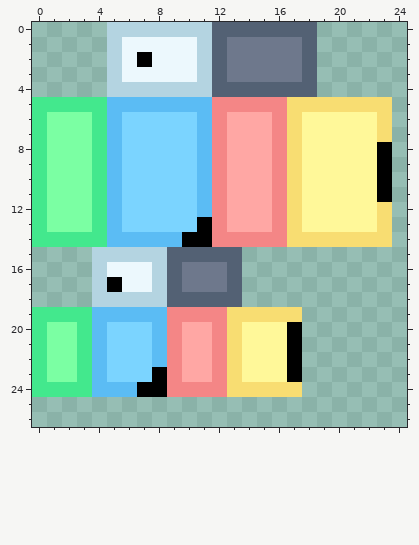
Two versions of one pixel-art sprite, src/main/resources/assets/solarcraft/textures/misc/texture2.png. That is the earlier state.
The file is 32x32 pixels. Shown: x 0..24, y 0..26.
New version:
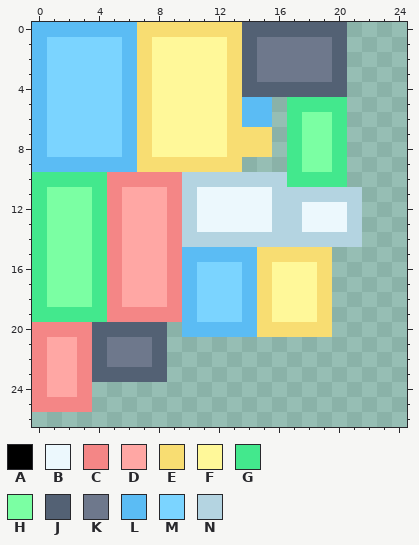
Palette (. is transparent): A #000000  B #ecf8fd  C #f48686  D #ffa7a4  E #f8dd72  F #fff899  G #43e88d  H #7bffa3  J #536174  K #6e788c  L #5bbcf4  M #7bd4ff  N #b4d4e1
Diff:
Changed rows in their new state; - is an unchanged pixel.
first column x 0:
 0 LLLLLLLEEEEEEE-----JJ---
 1 LMMMMMLEFFFFFEJ---KKJ---
 2 LMMMMMLEFFFFFEJ---KKJ---
 3 LMMMMMLEFFFFFEJ---KKJ---
 4 LMMMMMLEFFFFFE-----JJ---
 5 LMMMMM-EFFFFFELL.GGGG...
 6 LMMMMMLEFFFFFELL.GHHG...
 7 LMMMMMLEFFFFFEEE.GHHG...
 8 LMMMMMLEFFFFFEEE.GHHG...
 9 LLLLL-LEEEEEEE...GHHG...
10 -GGG-CCCCCNNNNNNNGGGG...
11 -----CDDDCNBBBBBNNNNNN..
12 -----CDDDCNBBBBBNNBBBN..
13 -----CDDDCNBBBBBNNBBBN..
14 -HHH-CDDDCNNNNNNNNNNNN..
15 GHHHGCDDDCLLLLLEEEEE----
16 GHHHGCDDDCLMMMLEFFFE----
17 GHHHGCDDDCLMMMLEFFFE----
18 GHHHGCDDDCLMMMLEFFFE----
19 ----GCCCC-LMMML-FFFE----
20 CCCCJJJJJ.LLLLLEEEEE----
21 CDDCJKKKJ.........------
22 CDDCJKKKJ.........------
23 CDDCJJJJJ.........------
24 CDDC..............------
25 CCCC--------------------
